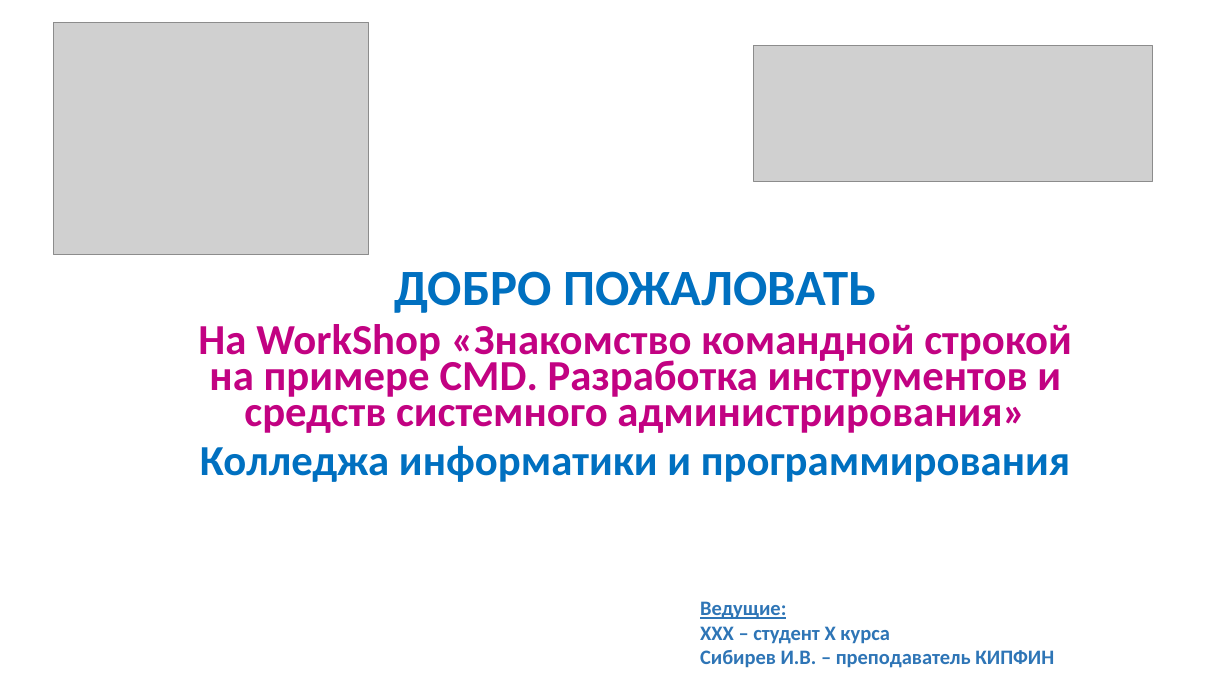
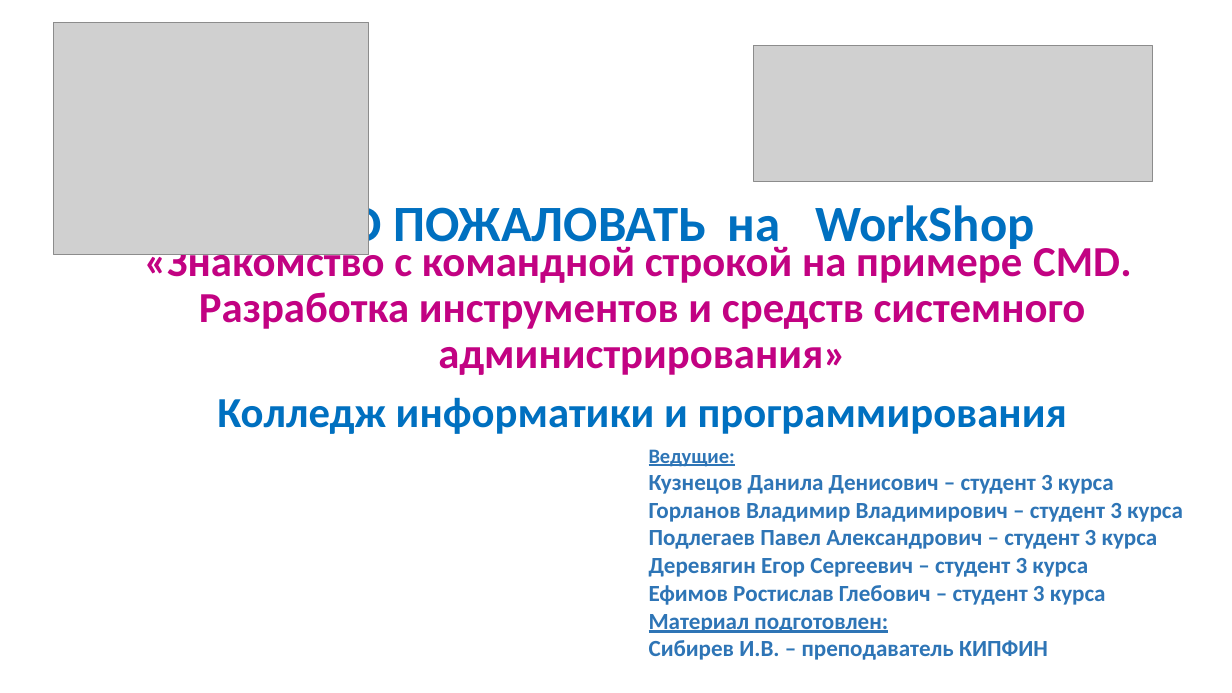
Before and after one commit to IvanSibirevV2/HowTo_Bat, a slide deck: slide 1 of Workshop/WShop.pptx. Drawn at 1232x693 pixels with LibreOffice and Linux fonts; fonts in the diff are those of the drawing; grey boxes stand for pictures. Boxes give left, top, right and bottom in pixels: in the first picture for what was removed or moved away, otherwise in the second. Text is boxed around its words. In the diff, an @@ line names an element or a change of style, - is before the commit and + after.

```diff
--- a/Workshop/WShop.pptx
+++ b/Workshop/WShop.pptx
@@ title at [225,199,1034,253]: text changed @@
-ДОБРО ПОЖАЛОВАТЬ
+ДОБРО ПОЖАЛОВАТЬ на WorkShop
@@ subtitle at [144,241,1131,434]: text changed @@
-На WorkShop «Знакомство командной строкой на примере CMD. Разработка инструментов и средств системного администрирования»
-Колледжа информатики и программирования
+«Знакомство с командной строкой на примере CMD.
+Разработка инструментов и средств системного администрирования»
+Колледж информатики и программирования
@@ text "Ведущие:": place and size @@
-text "Ведущие:" at [700,601,1054,668]
+text "Ведущие:" at [649,449,1183,660]
@@ text at [649,475,1183,633]: text changed; size 16 to 18 pt @@
-ХХХ – студент Х курса
+Кузнецов Данила Денисович – студент 3 курса
+Горланов Владимир Владимирович – студент 3 курса
+Подлегаев Павел Александрович – студент 3 курса
+Деревягин Егор Сергеевич – студент 3 курса
+Ефимов Ростислав Глебович – студент 3 курса
+Материал подготовлен:
@@ text at [649,640,1048,660]: size 16 to 18 pt in "Сибирев И.В. – преподаватель КИПФИН" @@
```
Also in this commit, not shown: 26 other slides changed, 1 slide removed, 1 other file.
